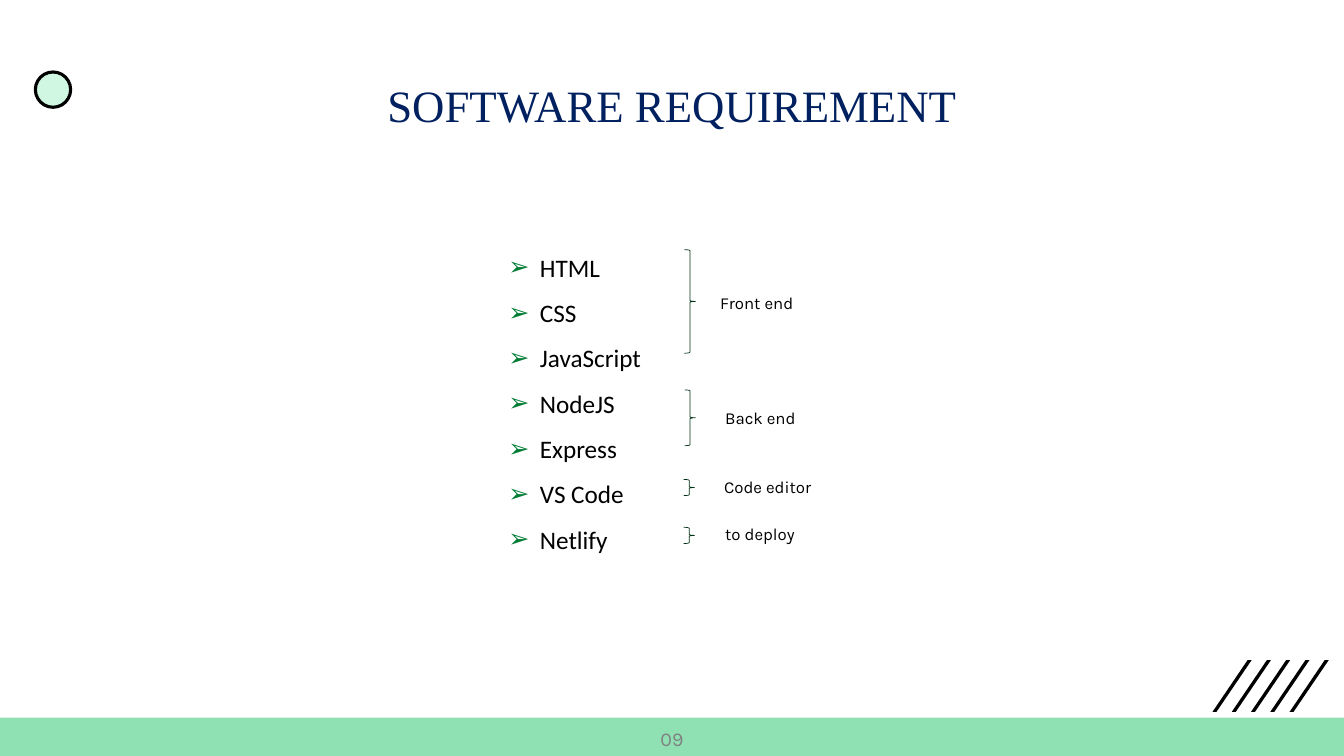
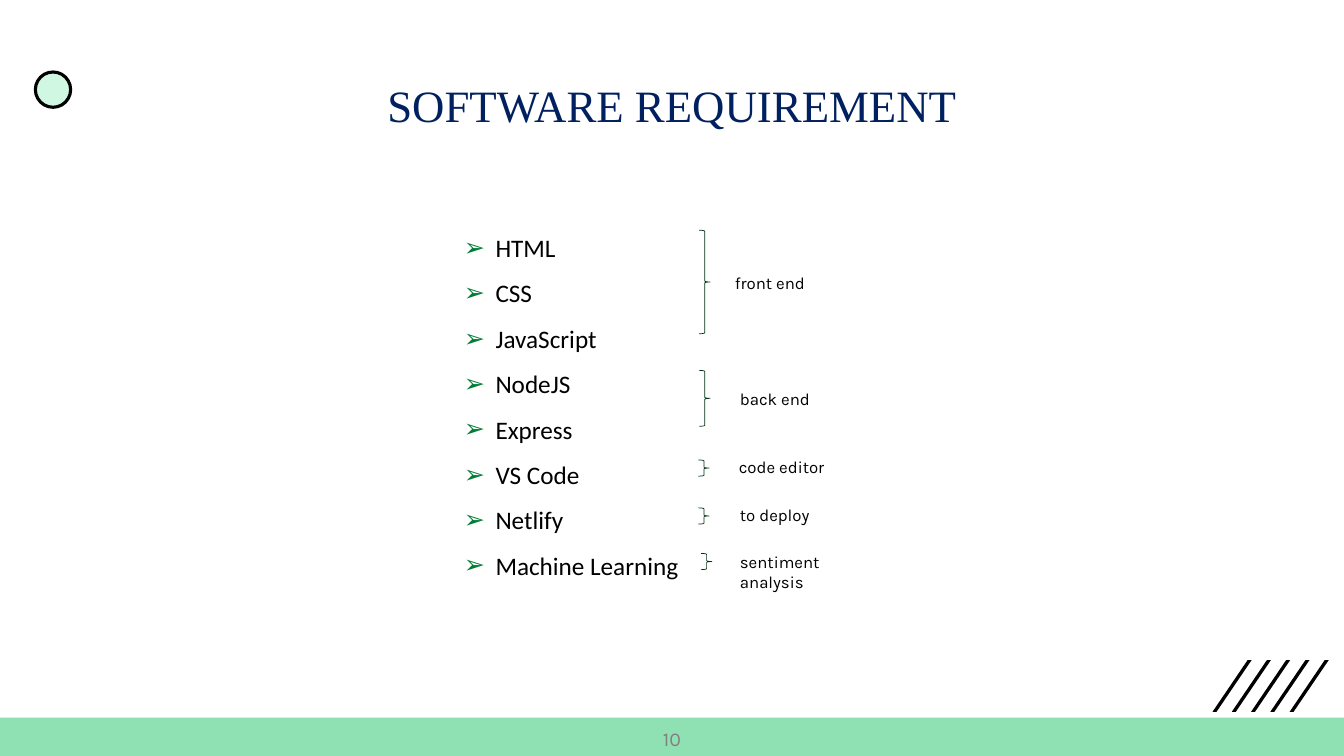
Before and after one commit to nikhilreddyh/StoresToDoor, a slide deck: slide 11 of PPTs/FirstReview.pptx (slide 10 before the commit). Drawn at 1344x756 pixels with LibreOffice and Linux fonts; fonts in the diff are those of the drawing. Boxes give left, top, right and bottom in pixels: in the first picture for what was removed or moved away, otherwise in the second. Text is boxed around its words. In the diff, an @@ line names an element or a change of style, - is before the commit and + after.

```diff
--- a/PPTs/FirstReview.pptx
+++ b/PPTs/FirstReview.pptx
@@ text "HTML": place and size @@
-text "HTML" at (540,260,641,553)
+text "HTML" at (496,240,678,580)
@@ 4 right braces, 1 text: place and size @@
-4 right braces, 1 text at (684,250,795,544)
+4 right braces, 1 text at (699,230,809,525)
@@ text at (735,277,805,290): text changed @@
-Front end
+front end
@@ text at (740,393,810,406): text changed @@
-Back end
+back end
@@ text at (739,461,824,474): text changed @@
-Code editor
+code editor
@@ text at (496,557,678,580): paragraph added @@
+➢ Machine Learning
@@ right brace added at (702,554,713,570), outline #003215 0.5 pt @@
@@ text added at (740,556,820,592), 12 pt, text #000000 @@
+sentiment analysis
@@ text at (663,733,681,746): text changed @@
-09
+10
```
Also in this commit, not shown: 10 other slides changed, 1 slide added, 19 other files.
